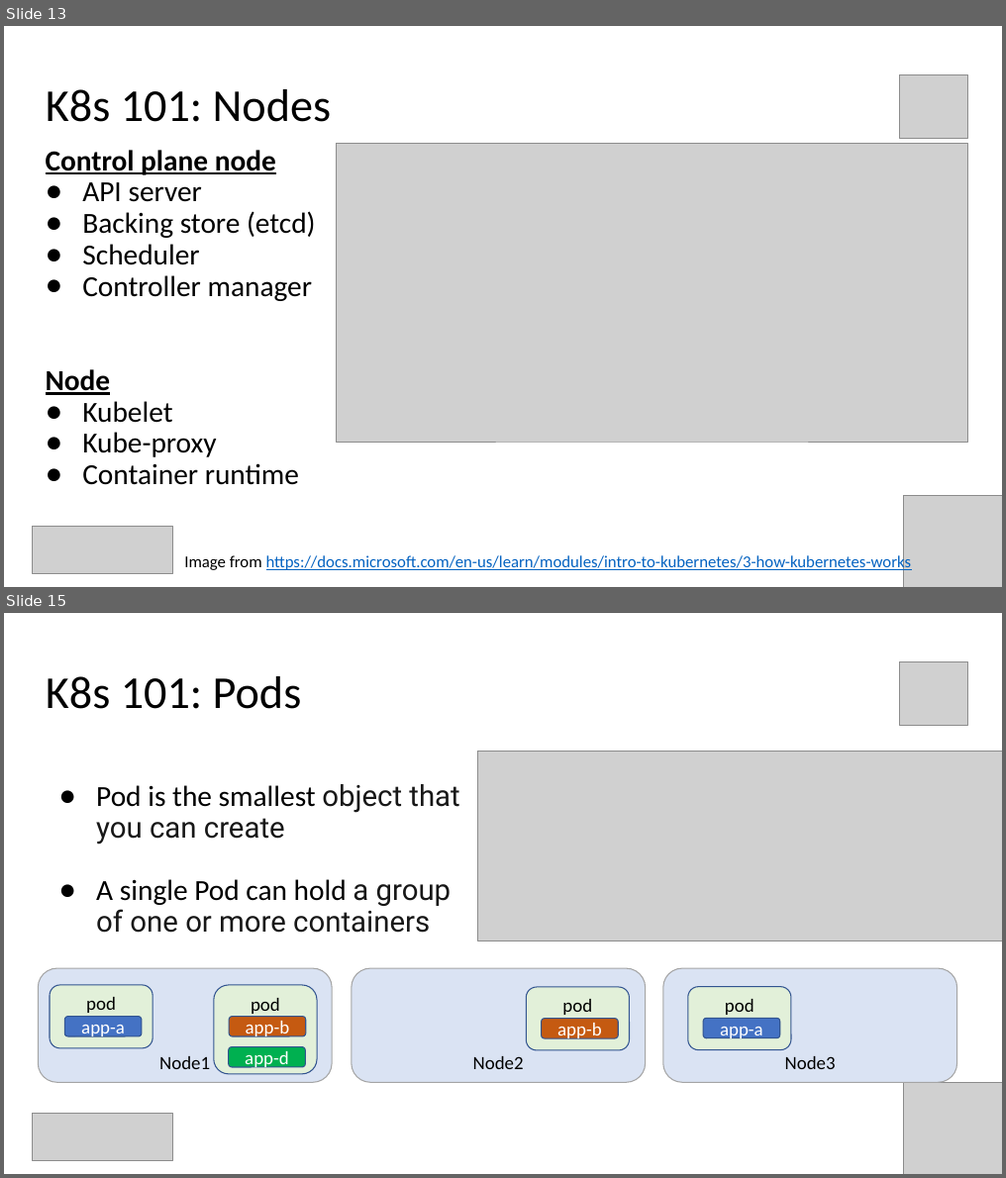
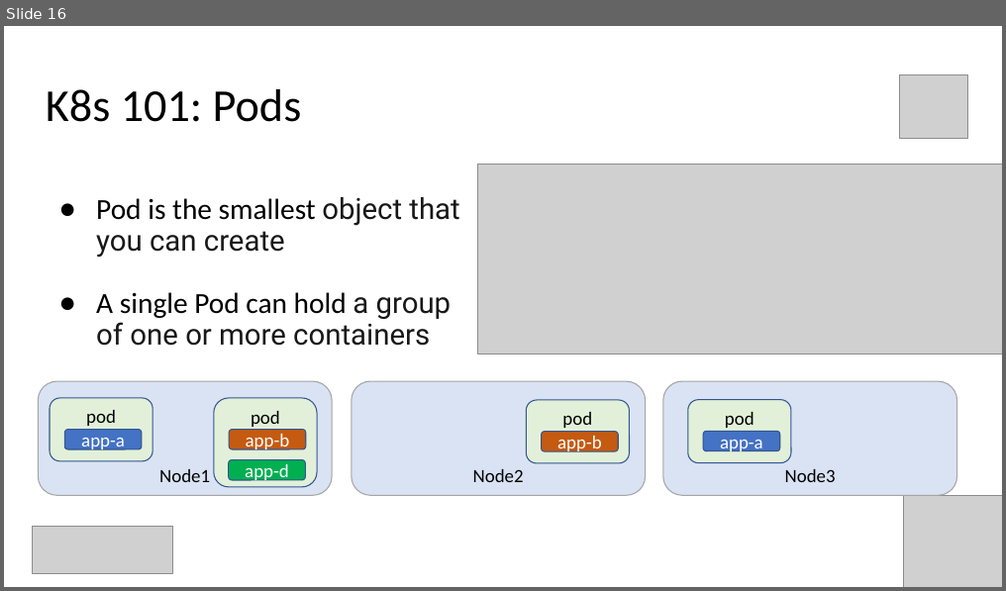
Before and after one commit to Infrastructure-AsCode/aks-101, a slide deck: slides/k8s-101.pptx. Shown one above the other, each under a label of ours: slides 13 and 15 before the commit, slide 16 after it; the slides between them are not shown. The pictures are 1006x1178 and 1006x591 pixels, drawn with LibreOffice and Linux fonts; fonts in the diff are those of the drawing; grey boxes stand for pictures. Boxes give left, top, right and bottom in pixels: in the first picture for what was removed or moved away, otherwise in the second. Text is boxed around its words. In the diff, an @@ line names an element or a change of style, - is before the commit and + after.

```diff
--- a/slides/k8s-101.pptx
+++ b/slides/k8s-101.pptx
@@ slide 13 removed at [4, 26, 1002, 587], background #FFFFFF @@
@@ picture removed at [899, 75, 968, 138] @@
@@ title removed at [46, 89, 331, 122] @@
-K8s 101: Nodes
@@ picture removed at [337, 144, 968, 442] @@
@@ text removed at [46, 150, 316, 485] @@
-Control plane node
-● API server
-● Backing store (etcd)
-● Scheduler
-● Controller manager
-Node
-● Kubelet
-● Kube-proxy
-● Container runtime
@@ picture removed at [904, 495, 1002, 587] @@
@@ picture removed at [33, 527, 173, 574] @@
@@ text removed at [184, 555, 912, 572] @@
-Image from https://docs.microsoft.com/en-us/learn/modules/intro-to-kubernetes/3-how-kubernetes-works
@@ what was slide 15 is now slide 16 @@
```
Also in this commit, not shown: 12 slides changed, 1 slide added, 6 other slides removed, 2 other files.
